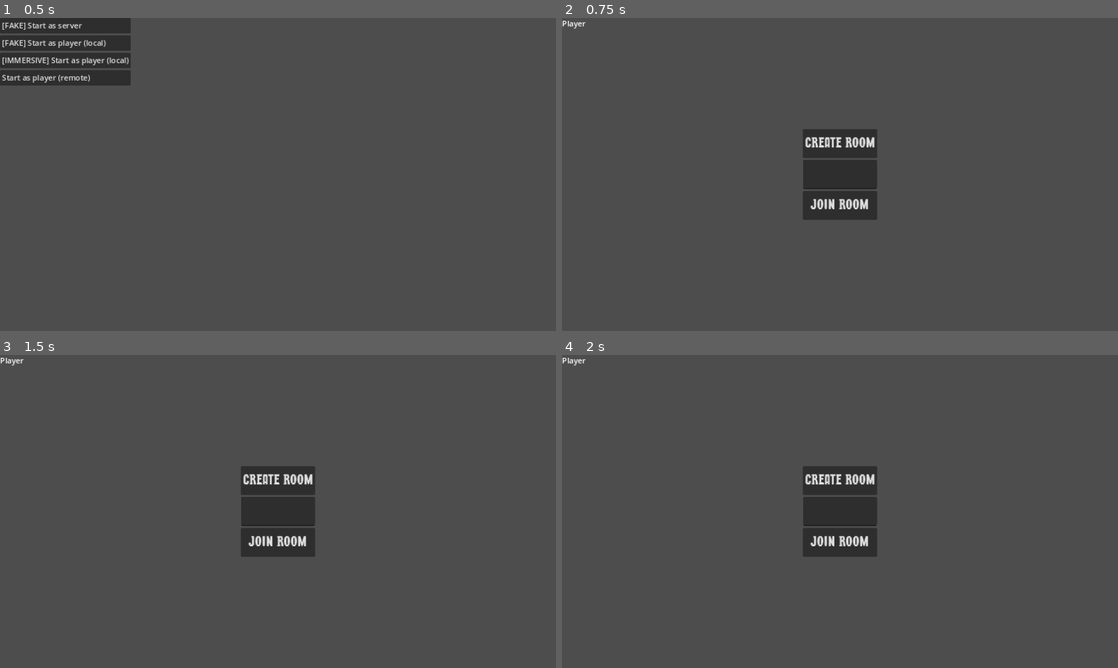
Above: before the commit, frames 1-4 (two rows, left to right).
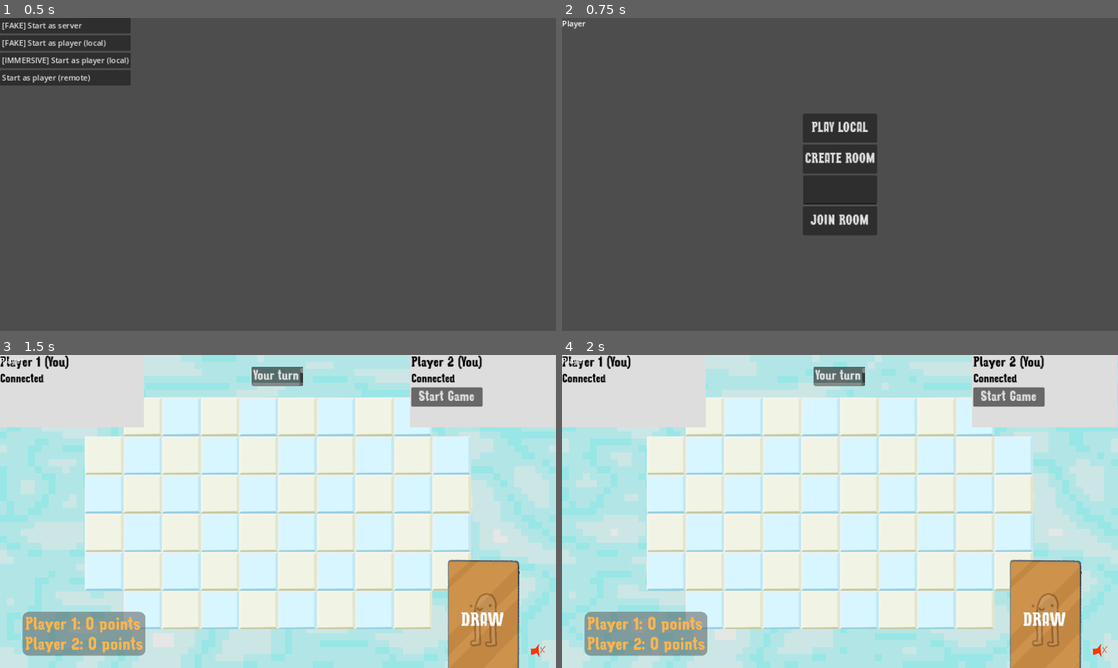
Above: after the commit, the same moments.

Repository: patator62180/GDWL_67
Game: Godot game, scene res://scenes/main/main.tscn
Same seed, same stepped clock (60 frames per second), same inputs: the game is played once before the commit and once after it.
Inputs (mouse positions are in pixels of both pictures, inside the frame that each line leads up to):
- Up to frame 1 (0.5 s): no input
- Up to frame 2 (0.75 s): click "[FAKE] Start as player (local)" at 0.5 s
- Up to frame 3 (1.5 s): click (278, 464) at 1.25 s, where only the run after the commit has a clickable "PLAY LOCAL"
- Up to frame 4 (2 s): no input

Frame 1 is identical in both runs. In frame 2, 2.5% of the frame differs, in the area x 43-57%, y 30-70%; in frame 3, 100%, in the area x 0-100%, y 0-100%; in frame 4, 100%.

Commit message:
couch multiplayer

Diff:
--- a/scenes/game/game.gd
+++ b/scenes/game/game.gd
@@ -35,8 +35,8 @@
 var shockwave = Shockwave
 
 func _ready():
-    if multiplayer and multiplayer.is_server():
-        Immersive.client.peer_player_joined.connect(on_peer_player_joined)
+    if Mediator.instance.is_server():
+        Mediator.instance.listen_peer_player_connection(on_peer_player_joined)
 
         for player_character in player_managers.array:
             player_character.played.connect(on_player_played)
@@ -44,7 +44,7 @@
     grid.wall_click.connect(on_wall_click)
     host_spawner.spawn_function = spawn_host_client
 
-    if multiplayer and !multiplayer.is_server():
+    if Mediator.instance.is_player():
         shockwave = shockwave_scene.instantiate()
         camera.add_child(shockwave)
 
@@ -146,7 +146,7 @@
 
 @rpc('any_peer')
 func start_game():
-    if multiplayer and multiplayer.is_server():
+    if Mediator.instance.is_server():
         Mediator.instance.call_on_players(player_controller.propagate_start_game)
         is_game_started = true
 
@@ -179,18 +179,18 @@
         Mediator.instance.call_on_player(players[0], player_controller.give_start_game_permission)
 
 func move_player(player_index: int, action: String):
-    if multiplayer and multiplayer.is_server():
+    if Mediator.instance.is_server():
         player_managers.array[player_index].process_action(action)
 
 
 func on_wall_click(grid_pos: Vector2, tile_index: int):
-    if multiplayer and not multiplayer.is_server():
+    if Mediator.instance.is_player():
         Mediator.instance.call_on_server(add_wall, grid_pos, tile_index)
         hud.hand.consume_selected_card()
 
 @rpc('any_peer')
 func add_wall(grid_pos: Vector2, tile_index: int):
-    if multiplayer and multiplayer.is_server():
+    if Mediator.instance.is_server():
         grid.add_wall(grid_pos, tile_index)
         Mediator.instance.call_on_players(propagate_add_wall, grid_pos, tile_index)
         on_player_played()
--- a/scenes/game/player_controller.gd
+++ b/scenes/game/player_controller.gd
@@ -35,14 +35,14 @@
 @rpc('authority')
 func propagate_turn(player_index: int):
     player_index_playing = player_index
-    if is_player_active_turn():
+    if can_play():
         hud.hand.draw()
 
 @rpc('authority')
 func finish_game():
-    hud.set_winning_label(is_player_active_turn())
+    hud.set_winning_label(can_play())
     get_tree().get_root().get_node("BackgroundMusic/BGMusic").stream_paused = true
-    if is_player_active_turn():
+    if can_play():
         victory_sound.play()
     else:
         defeat_sound.play()
@@ -60,9 +60,11 @@
 func is_player_active_turn():
     return player_index_playing == player_index
 
+func can_play():
+    return Mediator.instance.is_couch or is_player_active_turn()
 
 func turn_indicator():
-    if is_player_active_turn():
+    if can_play():
         background.material.set_shader_parameter("tint_color", Color(1,1,1,1))
         your_turn.visible = true
         other_player_turn.visible = false
@@ -72,10 +74,10 @@
         other_player_turn.visible = true
 
 func on_cell_click(grid_pos: Vector2):
-    if multiplayer and not multiplayer.is_server() and is_player_active_turn():
+    if Mediator.instance.is_player() and can_play():
         if(grid.selected_card_type != "Movement"):
             return
-        var player_manager = player_managers.array[player_index]
+        var player_manager = player_managers.array[player_index_playing]
         var found_player = player_manager.get_character_at_position(grid_pos, grid)
 
         if found_player != null:
--- a/scenes/main/mediator.gd
+++ b/scenes/main/mediator.gd
@@ -4,39 +4,84 @@
 
 static var instance: Mediator
 
+signal on_peer_player_join
+
+var is_couch = false
 
 func _ready():
     instance = self
 
+func is_player():
+    return is_couch or (multiplayer and not multiplayer.is_server())
+
+func is_server():
+    return is_couch or (multiplayer and multiplayer.is_server())
 
 func call_on_server(callable, arg1 = null, arg2 = null, arg3 = null):
-    if arg3 != null:
-        callable.rpc_id(1, arg1, arg2, arg3)
-    elif arg2 != null:
-        callable.rpc_id(1, arg1, arg2)
-    elif arg1 != null:
-        callable.rpc_id(1, arg1)
+    if is_couch:
+        if arg3 != null:
+            callable.call(arg1, arg2, arg3)
+        elif arg2 != null:
+            callable.call(arg1, arg2)
+        elif arg1 != null:
+            callable.call(arg1)
+        else:
+            callable.call()
     else:
-        callable.rpc_id(1)
+        if arg3 != null:
+            callable.rpc_id(1, arg1, arg2, arg3)
+        elif arg2 != null:
+            callable.rpc_id(1, arg1, arg2)
+        elif arg1 != null:
+            callable.rpc_id(1, arg1)
+        else:
+            callable.rpc_id(1)
 
 
 func call_on_players(callable, arg1 = null, arg2 = null, arg3 = null):
-    if arg3 != null:
-        callable.rpc(arg1, arg2, arg3)
-    elif arg2 != null:
-        callable.rpc(arg1, arg2)
-    elif arg1 != null:
-        callable.rpc(arg1)
+    if is_couch:
+        if arg3 != null:
+            callable.call(arg1, arg2, arg3)
+        elif arg2 != null:
+            callable.call(arg1, arg2)
+        elif arg1 != null:
+            callable.call(arg1)
+        else:
+            callable.call()
     else:
-        callable.rpc()
+        if arg3 != null:
+            callable.rpc(arg1, arg2, arg3)
+        elif arg2 != null:
+            callable.rpc(arg1, arg2)
+        elif arg1 != null:
+            callable.rpc(arg1)
+        else:
+            callable.rpc()
 
 
 func call_on_player(peer_id, callable, arg1 = null, arg2 = null, arg3 = null):
-    if arg3 != null:
-        callable.rpc_id(peer_id, arg1, arg2, arg3)
-    elif arg2 != null:
-        callable.rpc_id(peer_id, arg1, arg2)
-    elif arg1 != null:
-        callable.rpc_id(peer_id, arg1)
+    if is_couch:
+        if arg3 != null:
+            callable.call(arg1, arg2, arg3)
+        elif arg2 != null:
+            callable.call(arg1, arg2)
+        elif arg1 != null:
+            callable.call(arg1)
+        else:
+            callable.call()
     else:
-        callable.rpc_id(peer_id)
+        if arg3 != null:
+            callable.rpc_id(peer_id, arg1, arg2, arg3)
+        elif arg2 != null:
+            callable.rpc_id(peer_id, arg1, arg2)
+        elif arg1 != null:
+            callable.rpc_id(peer_id, arg1)
+        else:
+            callable.rpc_id(peer_id)
+
+func listen_peer_player_connection(callable):
+    if is_couch:
+        callable.call(0)
+        callable.call(1)
+    else:
+        Immersive.client.peer_player_joined.connect(callable)
--- a/scenes/menus/menus.gd
+++ b/scenes/menus/menus.gd
@@ -4,6 +4,7 @@
 
 @export var create_button: Button
 @export var join_button: Button
+@export var play_local_button: Button
 @export var join_room_code: TextEdit
 @export var game_scene: PackedScene
 
@@ -13,8 +14,17 @@
 
     create_button.pressed.connect(create_game_room)
     join_button.pressed.connect(join_game_room)
+    play_local_button.pressed.connect(on_play_local)
+
+func on_play_local():
+    var game = game_scene.instantiate()
+
+    Mediator.instance.is_couch = true
+    get_parent().add_child(game)
+    queue_free()
 
 func on_game_room_join(game_room_code: String, client_id: int):
+    Mediator.instance.is_couch = false
     Immersive.client.joined.disconnect(on_game_room_join)
     var game = game_scene.instantiate()
     get_parent().add_child(game)
--- a/scenes/menus/menus.tscn
+++ b/scenes/menus/menus.tscn
@@ -4,10 +4,11 @@
 [ext_resource type="PackedScene" uid="uid://dswfe7yyh4daq" path="res://scenes/game/game.tscn" id="2_h078q"]
 [ext_resource type="Theme" uid="uid://bnf832jc7xfl4" path="res://scenes/background/theme_principal.tres" id="3_sn0x5"]
 
-[node name="Menus" type="Node2D" node_paths=PackedStringArray("create_button", "join_button", "join_room_code")]
+[node name="Menus" type="Node2D" node_paths=PackedStringArray("create_button", "join_button", "play_local_button", "join_room_code")]
 script = ExtResource("1_w7o1w")
 create_button = NodePath("CanvasLayer/Viewport/VBoxContainer/CreateButton")
 join_button = NodePath("CanvasLayer/Viewport/VBoxContainer/JoinButton")
+play_local_button = NodePath("CanvasLayer/Viewport/VBoxContainer/LocalRoomButton")
 join_room_code = NodePath("CanvasLayer/Viewport/VBoxContainer/JoinRoomCode")
 game_scene = ExtResource("2_h078q")
 
@@ -35,6 +36,13 @@
 grow_horizontal = 2
 grow_vertical = 2
 
+[node name="LocalRoomButton" type="Button" parent="CanvasLayer/Viewport/VBoxContainer"]
+custom_minimum_size = Vector2(0, 60)
+layout_mode = 2
+theme = ExtResource("3_sn0x5")
+theme_override_font_sizes/font_size = 30
+text = "PLAY LOCAL"
+
 [node name="CreateButton" type="Button" parent="CanvasLayer/Viewport/VBoxContainer"]
 custom_minimum_size = Vector2(0, 60)
 layout_mode = 2
--- a/scenes/player/player.gd
+++ b/scenes/player/player.gd
@@ -35,7 +35,7 @@
 
 @rpc("any_peer")
 func move_to(position: Vector2):
-    if multiplayer and multiplayer.is_server():
+    if Mediator.instance.is_server():
         is_moving = true
         start_pos = self.position
         target_pos = position
